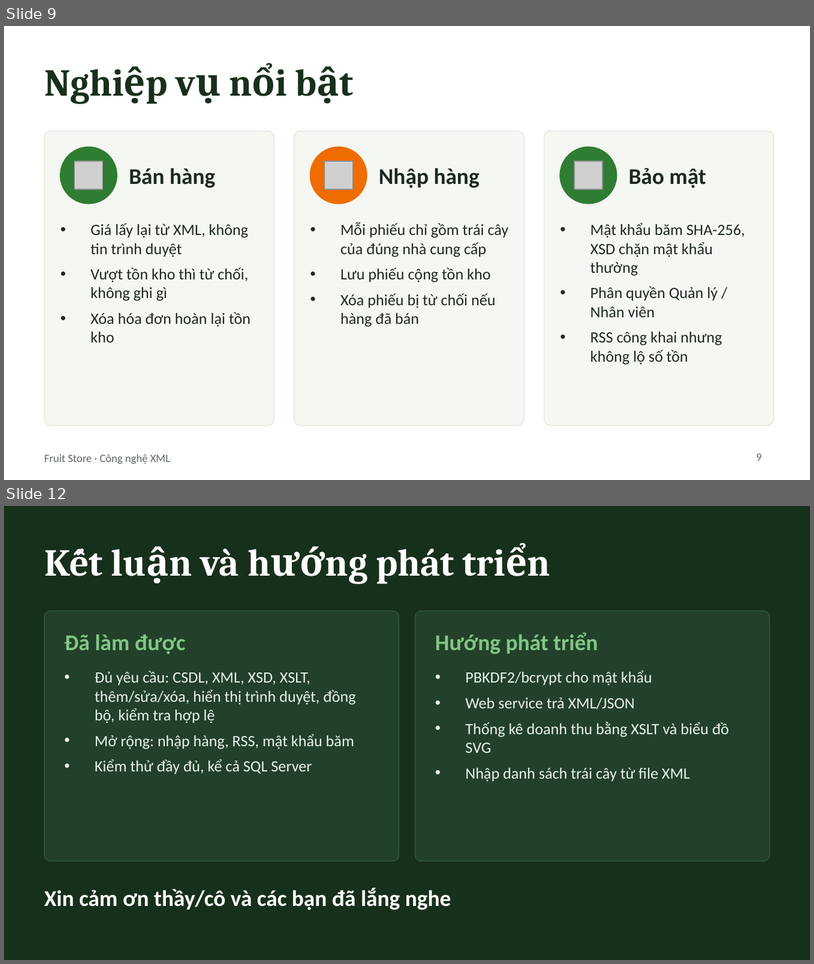
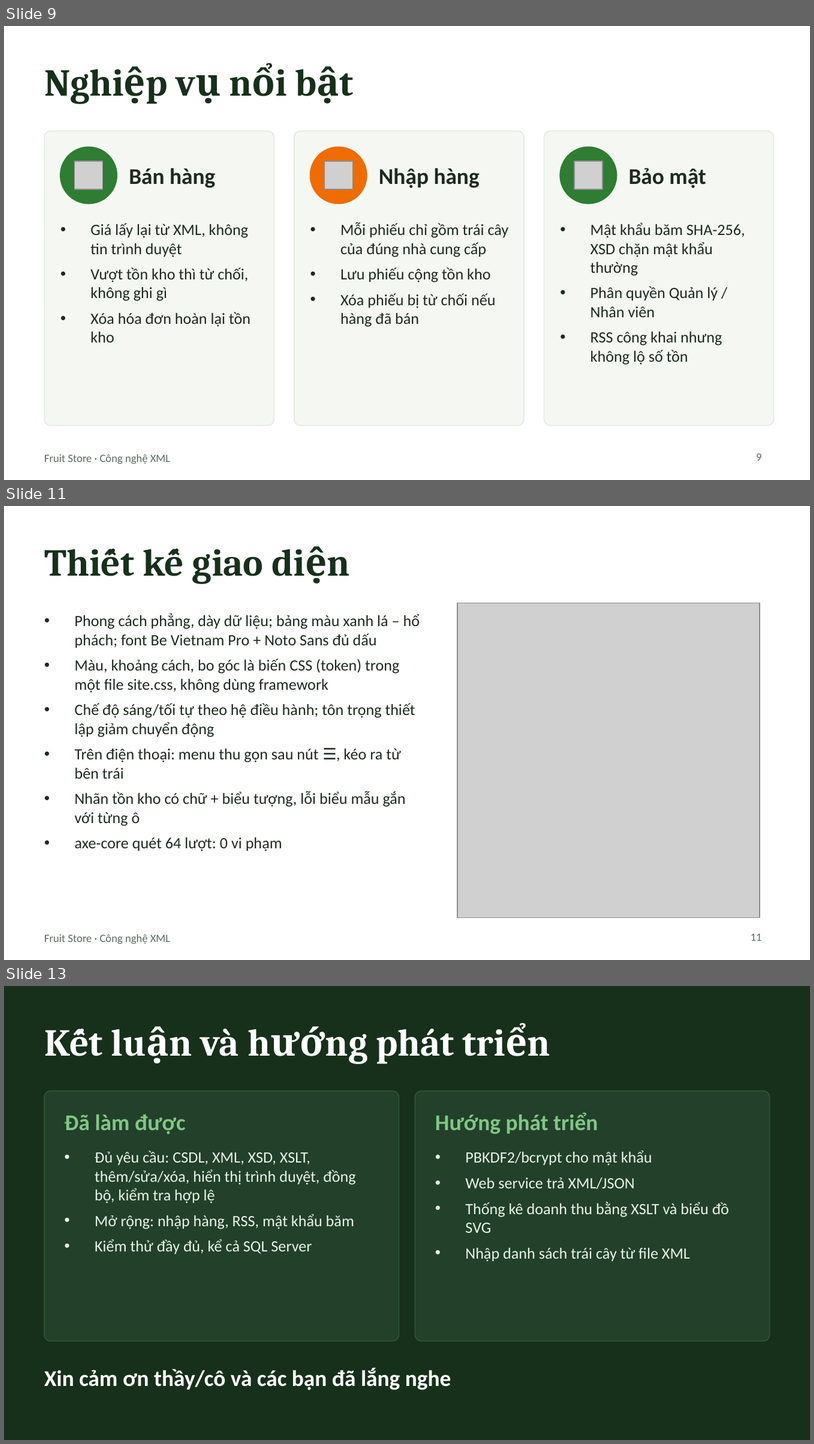
Before and after one commit to hacanhminhhoang/QuanLyCuaHangTraiCayXML, a slide deck: BaoCao/Slide_BTL_XML_QuanLyCuaHangTraiCay.pptx. Shown one above the other, each under a label of ours: slides 9 and 12 before the commit, slides 9, 11 and 13 after it; the slides between them are not shown. The pictures are 814x964 and 814x1444 pixels, drawn with LibreOffice and Linux fonts; fonts in the diff are those of the drawing; grey boxes stand for pictures. Boxes give left, top, right and bottom in pixels: in the first picture for what was removed or moved away, otherwise in the second. Text is boxed around its words. In the diff, an @@ line names an element or a change of style, - is before the commit and + after.

Commit message:
docs(report): refresh report and slides for the redesigned UI (#12)
* docs(report): refresh screenshots for the redesigned UI and update test totals

- Re-capture every screenshot from the redesigned interface and add the
  dark-mode figure.
- Replace the old mobile figure with the new phone layout (top bar with
  menu button, off-canvas drawer, single-column form).
- Add a UI design paragraph, the UI test group and the axe-core result;
  totals are now 77 manual cases and 176 automated checks.
- Add two defects found during UI testing to the defects table.

Slides: add a UI design slide with the phone pair, show the dark theme on
the interface slide, and update the test statistics.

* docs(report): apply the UI refresh on top of the edited report

Rebuild the report from the hand-edited version (new cover page with
instructor, class and group, acknowledgement, table of contents) instead
of the generated one, and re-apply the UI updates: new screenshots,
dark-mode figure, new phone figure, UI design paragraph, test totals
(77 manual cases, 176 automated checks), axe-core result and the two
extra defects. The table of contents is set to refresh when opened.

```diff
--- a/BaoCao/Slide_BTL_XML_QuanLyCuaHangTraiCay.pptx
+++ b/BaoCao/Slide_BTL_XML_QuanLyCuaHangTraiCay.pptx
@@ slide 11 added at <box>4,506,810,960</box>, background #FFFFFF; not listed: 1 template element that a slide beside it also shows @@
@@ title added at <box>143,549,264,583</box>, 34 pt, text #17301B, bold @@
+Thiết kế giao diện
@@ text added at <box>75,613,420,851</box>, 14 pt, text #1D2A1F @@
+• Phong cách phẳng, dày dữ liệu; bảng màu xanh lá – hổ phách; font Be Vietnam Pro + Noto Sans đủ dấu
+• Màu, khoảng cách, bo góc là biến CSS (token) trong một file site.css, không dùng framework
+• Chế độ sáng/tối tự theo hệ điều hành; tôn trọng thiết lập giảm chuyển động
+• Trên điện thoại: menu thu gọn sau nút ☰, kéo ra từ bên trái
+• Nhãn tồn kho có chữ + biểu tượng, lỗi biểu mẫu gắn với từng ô
+• axe-core quét 64 lượt: 0 vi phạm
@@ picture added at <box>457,603,759,917</box> @@
@@ page number added at <box>751,933,762,940</box>, 10 pt, text #5C6B5E @@
+11
@@ what was slide 12 is now slide 13 @@
```
Also in this commit, not shown: 4 slides changed, 1 other file.
